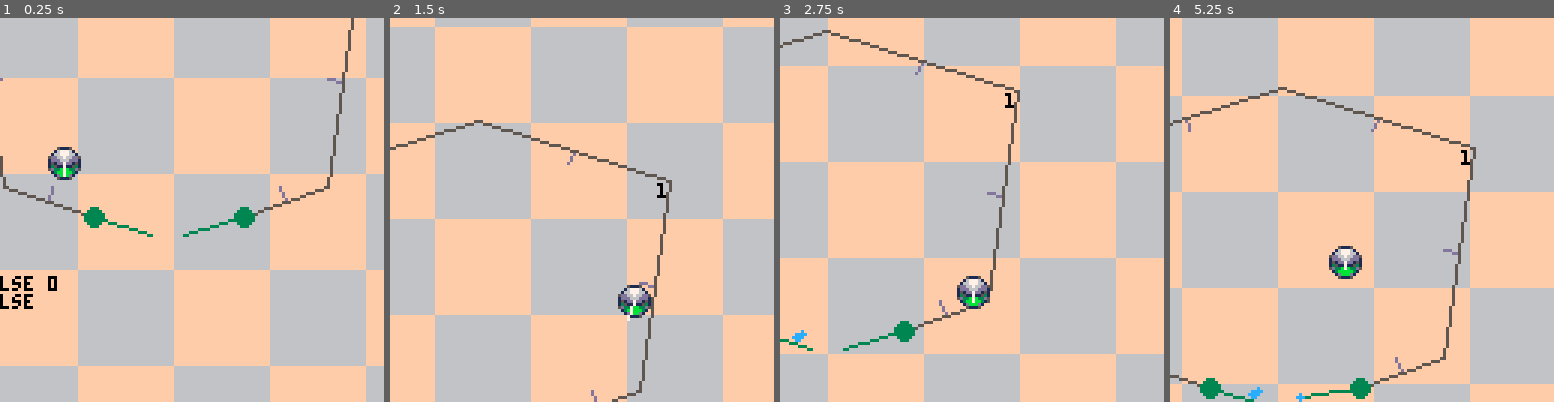
Above: before the commit, frames 1-4 (left to right).
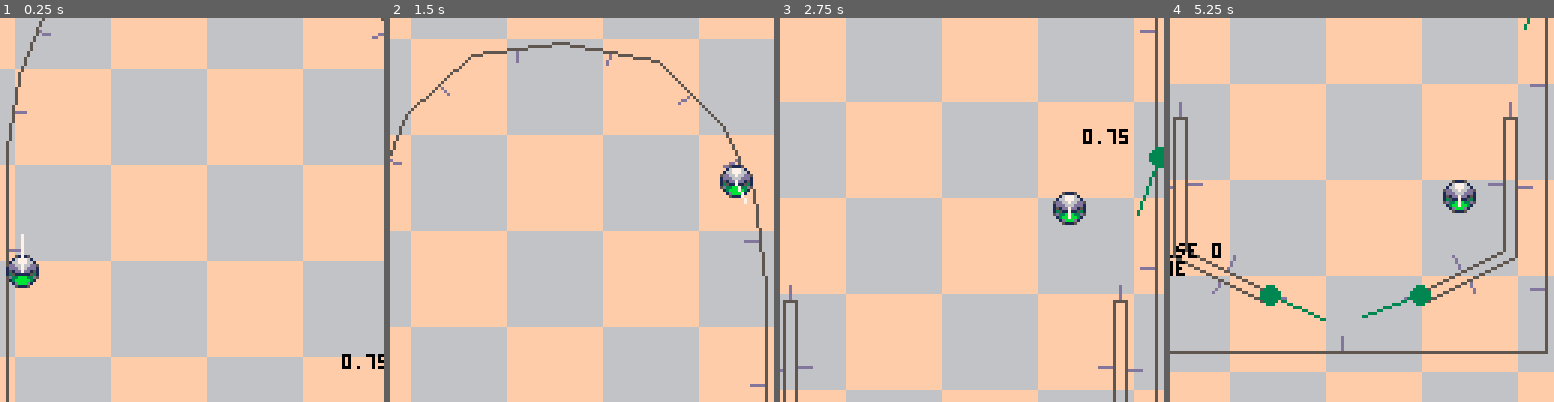
Above: after the commit, the same moments.

Repository: LouieChapm/Super3dPinball
Game: PICO-8 cartridge super_3d_pinball.p8
Two runs of this game, one before a commit and one after it. Both use one fixed random seed, a clock stepped at 60 frames per second and the inputs below.
Inputs:
- Up to frame 1 (0.25 s): no input
- Up to frame 2 (1.5 s): tap X (X key) at 0.33, 1.07 s; tap O (Z key) at 0.7 s
- Up to frame 3 (2.75 s): hold Right 1.6-2.1 s; tap O (Z key) at 1.7, 2.1, 2.5 s; tap X (X key) at 1.85 s; hold Up 2.15-2.42 s; hold Right from 2.47 s (still down)
- Up to frame 4 (5.25 s): tap O (Z key) every 0.4 s from 2.9 to 4.9 s; tap X (X key) at 2.97, 4.08, 5.2 s; release Right at 3.03 s; hold Left 3.08-3.58 s; hold Down 3.63-3.97 s; hold Right 4.02-4.68 s; hold Up 4.73-5.03 s; hold Left from 5.08 s (still down)

The runs differ from the first frame. In frame 1, 40% of the frame differs, in the area x 0-100%, y 0-100%; in frame 2, 34%; in frame 3, 60%; in frame 4, 54%.

Commit message:
allowed for polygon import

Diff:
--- a/pinball_editor.p8
+++ b/pinball_editor.p8
@@ -3,7 +3,7 @@
 __lua__
 
 DEBUG = ""
-DEBUGTIME = 90
+DEBUGTIME = 0
 
 SELECTION_INFO = "none"
 CURSORXYSTRING = ""
@@ -13,6 +13,13 @@
 drag_update_x, drag_update_y=0,0
 
 show_points = true
+
+current_ui_mode = 1
+modes_names=split"polygon edit,place parts"
+num_ui_modes = #modes_names
+modes_ui_x = 126 - num_ui_modes*9 		-- horizontal place to start drawing modes ui buttons
+
+
 
 #include inf_polygons.txt
 
@@ -29,7 +36,7 @@
 
 	POLYGONS = {}
 	foreach(split(poly_library,"\n"),init_polygon)
-	ACTIVE_POLY_INDEX, ACTIVE_POLY_OBJECT = 2, POLYGONS[2]
+	ACTIVE_POLY_INDEX, ACTIVE_POLY_OBJECT = 1, POLYGONS[1]
 
 	CAMERA_X,CAMERA_Y=dget(0) or 0,dget(1) or 0
 	CURSOR_IN_UI = false
@@ -40,7 +47,8 @@
 function init_polygon(poly_data)
 	local points={}
 
-	local data = split(poly_data)
+	-- if its a string then split it , otherwise just use the table
+	local data = type(poly_data)=="string" and split(poly_data) or poly_data
 	for i=1,#data-1,2 do
 		local point = add(points,new_point(data[i],data[i+1], points))
 
@@ -91,8 +99,6 @@
 function _update60()
 	mouseX_raw,mouseY_raw=stat(32),stat(33)
 
-	update_cursor()
-	update_cursor_ui()
 
 	t+=1
 	if(DEBUGTIME>0)DEBUGTIME-=1
@@ -102,6 +108,9 @@
 	SELECTION_INFO = ""
 	CURSORXYSTRING = "x:" .. (MOUSE_X - MOUSE_X%SNAP) .. " y:" .. (MOUSE_Y - MOUSE_Y%SNAP)
 
+
+	update_cursor()
+	update_cursor_ui()
 	update_keyboard()
 	-- if(keyboard_tab)show_points = not show_points
 	if keyboard_tab then
@@ -149,6 +158,11 @@
 		cursor_selection.next.prev = cursor_selection.prev
 
 		del(ACTIVE_POLY_OBJECT,cursor_selection)
+
+		-- shape has no objects left
+		if #POLYGONS[ACTIVE_POLY_INDEX] < 3 then
+			delete_polygon(ACTIVE_POLY_INDEX)
+		end
 	end
 
 	-- add new point on left click
@@ -234,10 +248,53 @@
 				end
 			end
 		end
-	end
-end
-
-SNAP = 8
+
+		local _x = (#POLYGONS*9)+3
+		if mouseX_raw > _x and mouseX_raw < _x + 9 then
+			cursor_mode = 2
+
+			if MOUSE_CLICK then
+				create_polygon(CAMERA_X + 64,CAMERA_Y + 64,split"-10,-10,10,-10,10,10,-10,10")
+				ACTIVE_POLY_INDEX = #POLYGONS
+				ACTIVE_POLY_OBJECT = POLYGONS[#POLYGONS]
+			end
+		end
+
+		if mouseX_raw > modes_ui_x-2 then
+			for i=0,num_ui_modes-1 do
+				local _x = modes_ui_x-1 + i*9
+
+				if mouseX_raw>_x and mouseX_raw<_x+8 then
+					cursor_mode = 2
+					SELECTION_INFO = modes_names[i+1]
+				end
+			end
+		end
+	end
+end
+
+function delete_polygon(_index)
+	deli(POLYGONS,_index)
+
+	ACTIVE_POLY_INDEX = max(1,ACTIVE_POLY_INDEX-1)
+	ACTIVE_POLY_OBJECT = POLYGONS[ACTIVE_POLY_INDEX]
+
+	debug("polygon deleted")
+end
+
+function create_polygon(_x, _y, _shape)
+	debug("polygon inserted !")
+
+	local shape = _shape
+	for i=1,#shape,2 do
+		_shape[i]+=_x
+		_shape[i+1]+=_y
+	end
+
+	init_polygon(_shape)
+end
+
+SNAP = 2
 function update_point(_point)
 	_point.hover = false
 	_point.line_hover = false
@@ -285,29 +342,41 @@
 	end
 
 
-	-- top ui
-	rectfill(CAMERA_X, CAMERA_Y, CAMERA_X+128, CAMERA_Y+7, 8)
-	for i=1, #POLYGONS do
-		local _x,_y=CAMERA_X+3 + (i-1)*9, CAMERA_Y
-		if(ACTIVE_POLY_INDEX == i)pal(14,7)
-		spr(2, _x, _y)
-		if(ACTIVE_POLY_INDEX == i)pal(14,14)
-		print(i-1, _x+3, _y+2, 8)
-	end
-	spr(3,CAMERA_X+3 + (#POLYGONS)*9, CAMERA_Y)
-
-	-- bottom ui
-	rectfill(CAMERA_X, CAMERA_Y+121, CAMERA_X+128, CAMERA_Y+128, 8)
-	print(DEBUGTIME>0 and DEBUG or SELECTION_INFO, CAMERA_X+1, CAMERA_Y+122, 2)
-	print(CURSORXYSTRING, CAMERA_X+128 - #CURSORXYSTRING*4, CAMERA_Y+122, 2)
-
-	if cursor_mode==1 then
-		spr(1,MOUSE_X,MOUSE_Y)
-	elseif cursor_mode==2 then
-		if MOUSE_HOLD then
-			sspr(10,8,10,10,MOUSE_X-2, MOUSE_Y)
-		else
-			sspr(0,8,10,10,MOUSE_X-2, MOUSE_Y)
+
+	do	-- top ui
+		rectfill(CAMERA_X, CAMERA_Y, CAMERA_X+128, CAMERA_Y+7, 8)
+		for i=1, #POLYGONS do
+			local _x,_y=CAMERA_X+3 + (i-1)*9, CAMERA_Y
+			if(ACTIVE_POLY_INDEX == i)pal(14,7)
+			spr(2, _x, _y)
+			if(ACTIVE_POLY_INDEX == i)pal(14,14)
+			print(i-1, _x+3, _y+2, 8)
+		end
+		spr(3,CAMERA_X+3 + (#POLYGONS)*9, CAMERA_Y)
+
+		for i=0,num_ui_modes-1 do
+			if(i+1==current_ui_mode)pal(2,15)
+			spr(9+i, CAMERA_X + modes_ui_x + i*9, CAMERA_Y)
+			if(i+1==current_ui_mode)pal(2,2)
+		end
+	end
+
+	do -- bottom ui
+		rectfill(CAMERA_X, CAMERA_Y+121, CAMERA_X+128, CAMERA_Y+128, 8)
+		print(DEBUGTIME>0 and DEBUG or SELECTION_INFO, CAMERA_X+1, CAMERA_Y+122, 2)
+		print(CURSORXYSTRING, CAMERA_X+128 - #CURSORXYSTRING*4, CAMERA_Y+122, 2)
+	end
+
+	do -- cursor
+		local _x,_y = mouseX_raw + CAMERA_X, mouseY_raw + CAMERA_Y
+		if cursor_mode==1 then
+			spr(1,_x,_y)
+		elseif cursor_mode==2 then
+			if MOUSE_HOLD then
+				sspr(10,8,10,10,_x - 2,_y)
+			else
+				sspr(0,8,10,10,_x - 2,_y)
+			end
 		end
 	end
 end
@@ -453,14 +522,14 @@
 
 
 __gfx__
-00000000010000000000000000000000000000000000000000000000000000000000000000000000000000000000000000000000000000000000000000000000
-000000001710000000eeeeee00000000000000000000000000000000000000000000000000000000000000000000000000000000000000000000000000000000
-00700700177100000eeeeeee00000000000000000000000000000000000000000000000000000000000000000000000000000000000000000000000000000000
-0007700017771000eeeeeeee0000e000000000000000000000000000000000000000000000000000000000000000000000000000000000000000000000000000
-0007700017777100eeeeeeee000eee00000000000000000000000000000000000000000000000000000000000000000000000000000000000000000000000000
-0070070017711000eeeeeeee0000e000000000000000000000000000000000000000000000000000000000000000000000000000000000000000000000000000
-0000000001101000eeeeeeee00000000000000000000000000000000000000000000000000000000000000000000000000000000000000000000000000000000
-0000000000000000eeeeeeee00000000000000000000000000000000000000000000000000000000000000000000000000000000000000000000000000000000
+00000000010000000000000000000000000000000000000000000000000000000000000088888888888888888888888800000000000000000000000000000000
+000000001710000000eeeeee00000000000000000000000000000000000000000000000088228888822282288888822800000000000000000000000000000000
+00700700177100000eeeeeee00000000000000000000000000000000000000000000000082822888822282288882282800000000000000000000000000000000
+0007700017771000eeeeeeee0000e000000000000000000000000000000000000000000082222828822288888228882800000000000000000000000000000000
+0007700017777100eeeeeeee000eee00000000000000000000000000000000000000000088228228888822288228882800000000000000000000000000000000
+0070070017711000eeeeeeee0000e000000000000000000000000000000000000000000088882288822822288882282800000000000000000000000000000000
+0000000001101000eeeeeeee00000000000000000000000000000000000000000000000088822888822822288888822800000000000000000000000000000000
+0000000000000000eeeeeeee00000000000000000000000000000000000000000000000088888888888888888888888800000000000000000000000000000000
 00010000000000000000000000000000000000000000000000000000000000000000000000000000000000000000000000000000000000000000000000000000
 00171000000000000000000000000000000000000000000000000000000000000000000000000000000000000000000000000000000000000000000000000000
 00171101000001010100000000000000000000000000000000000000000000000000000000000000000000000000000000000000000000000000000000000000
--- a/super_3d_pinball.p8
+++ b/super_3d_pinball.p8
@@ -10,12 +10,14 @@
 LEFT_FLIPPER,RIGHT_FLIPPER = false, false
 FLIPPER_SPEED = .2
 
-PHYSICS_SPEED = 1
-PHYSICS_STEPS = 8
+PHYSICS_SPEED = .75
+PHYSICS_STEPS = 16
 
 STOP_SIM = false
 BALL_RADIUS = 4.5
 
+#include inf_polygons.txt
+
 function _init()
 	t=0
 
@@ -24,27 +26,30 @@
 
 
 	BALLS={}
-	new_ball(30,50)
+	new_ball(5,50)
 
 	WALLS={}
-	new_wall(10,70,40,80)
-	new_wall(90,80,118,70)
-
-	new_wall(0,0,10,70)
-	new_wall(118,70,128,0)
-
-	new_wall(64,-20,0,0)
-	new_wall(128,0,64,-20)
+	foreach(split(poly_library,"\n"),init_walls)
 
 	FLIPPERS = {}
 
-	new_flipper(40, 80, 20, .8, -.1, false)
-	new_flipper(90, 80, 20, .2, .1, true)
+	new_flipper(44, 117, 20, .82, -.12, false)
+	new_flipper(94, 117, 20, .18, .12, true)
+
+	new_flipper(137, 10, 20, .05, .1, true)
 
 	POINTS = {}
 
 
 	CAMERA_X, CAMERA_Y = 64,64
+end
+
+function init_walls(_data)
+	local data = split(_data)
+	for i=1,#data-2,2 do
+		new_wall(data[i],data[i+1],data[i+2],data[i+3])
+	end
+	new_wall(data[#data-1],data[#data],data[1],data[2])
 end
 
 function new_flipper(_x, _y, _length, _dir, _extendAmount, _is_right)
@@ -79,7 +84,7 @@
 		y = _ty,
 
 		dirX = 0,
-		dirY = 0,
+		dirY = -7,
 	}
 
 	return add(BALLS, pinball)
@@ -124,10 +129,16 @@
 	::continue::
 
 
-	local cam_lerp_speed = .05
-	local ox,oy = 64,80
-	CAMERA_X,CAMERA_Y = lerp(CAMERA_X + ox, BALLS[1].x, cam_lerp_speed) - ox, lerp(CAMERA_Y + oy, BALLS[1].y, cam_lerp_speed) - oy
-	camera(CAMERA_X, CAMERA_Y)
+	cam_ox,cam_oy = -64,-64
+
+
+	local ball = BALLS[1]
+
+	local cam_lerp_speed = .05 + lerp(0,.1,min(abs(ball.dirX)+abs(ball.dirY),5)/5)
+	local target_x, target_y = mid(62, ball.x + ball.dirX, 76) , ball.y + ball.dirY * 8
+
+	CAMERA_X,CAMERA_Y = lerp(CAMERA_X, target_x, cam_lerp_speed), lerp(CAMERA_Y, target_y, cam_lerp_speed)
+	camera(flr(CAMERA_X + cam_ox), flr(CAMERA_Y + cam_oy))
 end
 
 
@@ -139,7 +150,7 @@
 	local width = 32
 	for x=-2,128/width,1 do
 		for y=-2,128/width,1 do
-			local _x,_y = CAMERA_X + x*width - CAMERA_X%width + (t*.2)%(2*width), CAMERA_Y + y*width - CAMERA_Y%width + (t*.15)%(2*width)
+			local _x,_y = CAMERA_X + cam_ox + x*width - CAMERA_X%width + (t*.2)%(2*width), CAMERA_Y + cam_oy + y*width - CAMERA_Y%width + (t*.15)%(2*width)
 			if((x+CAMERA_X\width+y+CAMERA_Y\width)%2==0)rectfill(_x,_y,_x+width-1,_y+width-1,6)
 		end
 	end
@@ -166,7 +177,7 @@
 end
 
 function draw_ball(_ball)
-	sspr(0,0,11,11,_ball.x-5,_ball.y-5)
+	sspr(0,0,11,11,flr(_ball.x)-5,flr(_ball.y)-5)
 	pset(_ball.x, _ball.y, 7)
 	dirX,dirY=get_direction_of_vector(_ball.dirX, _ball.dirY)
 	line(_ball.x, _ball.y, _ball.x + _ball.dirX *2, _ball.y + _ball.dirY *2, 7)
Not shown, changed: inf_polygons.txt
Not shown, changed: 28 lines of the sprite sheet (__gfx__) section of super_3d_pinball.p8
Not shown, changed: Super3dPinball.aseprite
Not shown, changed: ss.aseprite
Not shown, changed: ss.png
